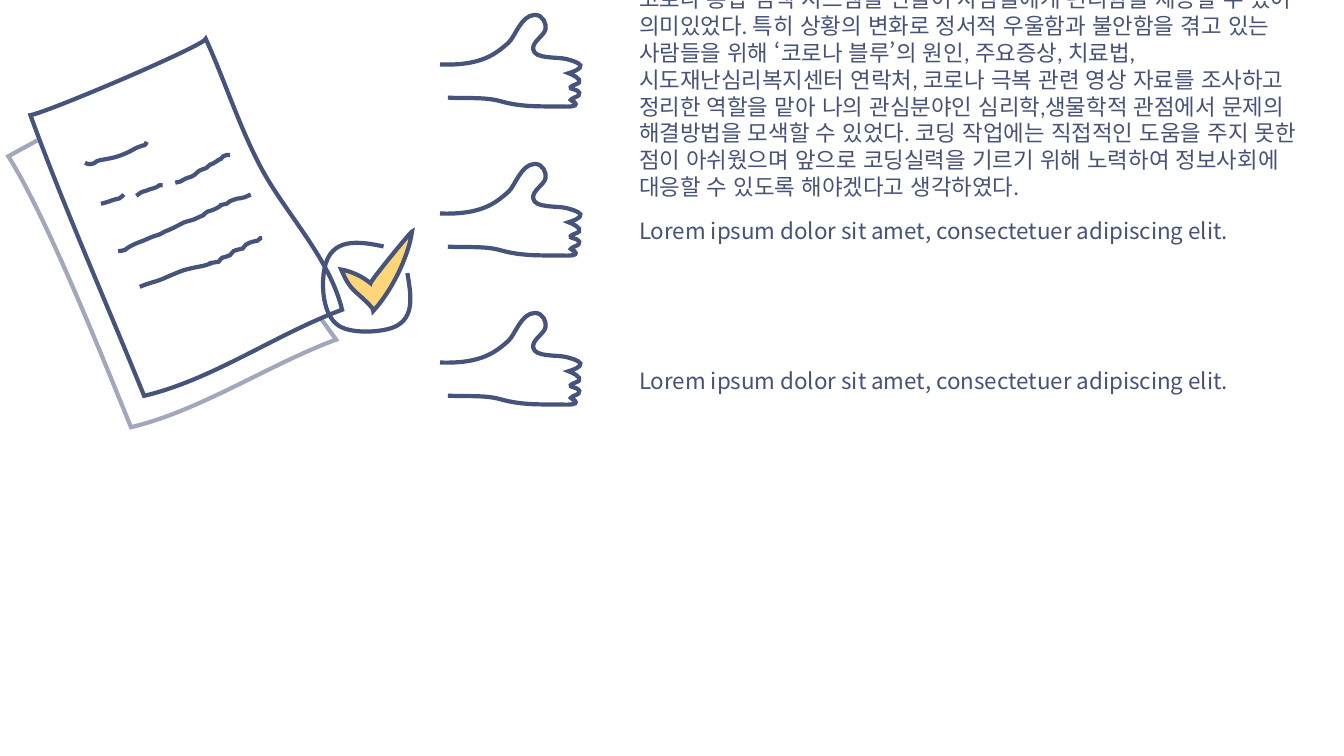
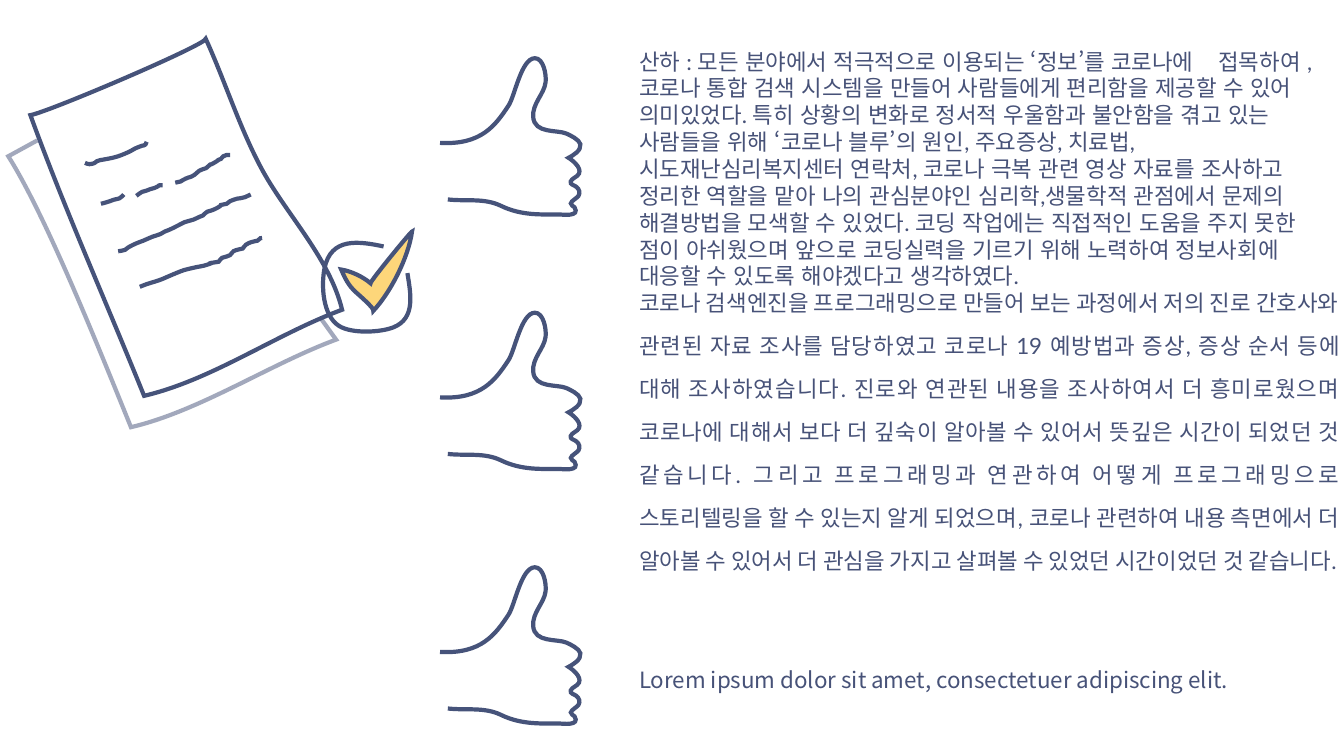
Before and after one commit to soyeon0730/-, a slide deck: slide 22 of 코로나 정보 검색엔진.pptx (slide 19 before the commit). Drawn at 1344x756 pixels with LibreOffice and Linux fonts; fonts in the diff are those of the drawing; background and template pictures are left out. Boxes give left, top, right and bottom in pixels: in the first picture for what was removed or moved away, otherwise in the second. Text is boxed around its words. In the diff, an @@ line names an element or a change of style, - is before the commit and + after.

```diff
--- a/코로나 정보 검색엔진.pptx
+++ b/코로나 정보 검색엔진.pptx
@@ freeform shape: place and size @@
-freeform shape at (441, 15, 581, 107)
+freeform shape at (441, 58, 581, 215)
@@ text "산하 : 모든 분야에서 적극적으로 ..." rewrapped from (639, 0, 1296, 197) to (639, 50, 1300, 286) @@
@@ text removed at (639, 221, 1228, 245) @@
-Lorem ipsum dolor sit amet, consectetuer adipiscing elit.
@@ text added at (639, 292, 1340, 571), 16 pt, text #475278 @@
+코로나 검색엔진을 프로그래밍으로 만들어 보는 과정에서 저의 진로 간호사와 관련된 자료 조사를 담당하였고 코로나 19 예방법과 증상, 증상 순서 등에 대해 조사하였습니다. 진로와 연관된 내용을 조사하여서 더 흥미로웠으며 코로나에 대해서 보다 더 깊숙이 알아볼 수 있어서 뜻깊은 시간이 되었던 것 같습니다. 그리고 프로그래밍과 연관하여 어떻게 프로그래밍으로 스토리텔링을 할 수 있는지 알게 되었으며, 코로나 관련하여 내용 측면에서 더 알아볼 수 있어서 더 관심을 가지고 살펴볼 수 있었던 시간이었던 것 같습니다.
@@ freeform shape: place and size @@
-freeform shape at (441, 164, 581, 256)
+freeform shape at (441, 313, 581, 469)
@@ freeform shape: place and size @@
-freeform shape at (441, 313, 581, 404)
+freeform shape at (441, 568, 581, 724)
@@ text "Lorem ipsum dolor sit amet, ...": place and size @@
-text "Lorem ipsum dolor sit amet, ..." at (639, 371, 1228, 394)
+text "Lorem ipsum dolor sit amet, ..." at (639, 670, 1228, 693)
```
Also in this commit, not shown: 2 other slides changed, 3 slides added.
